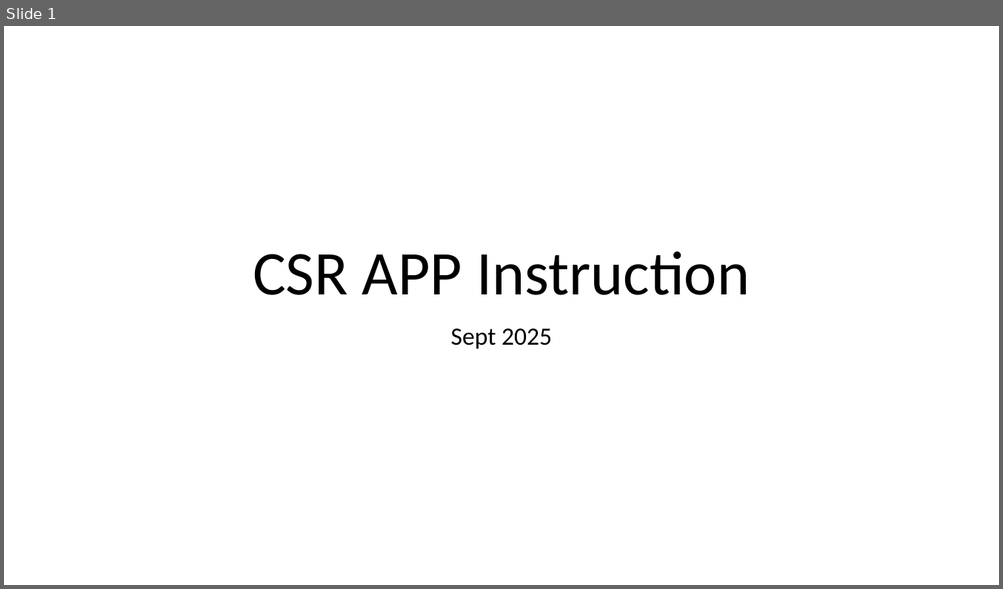
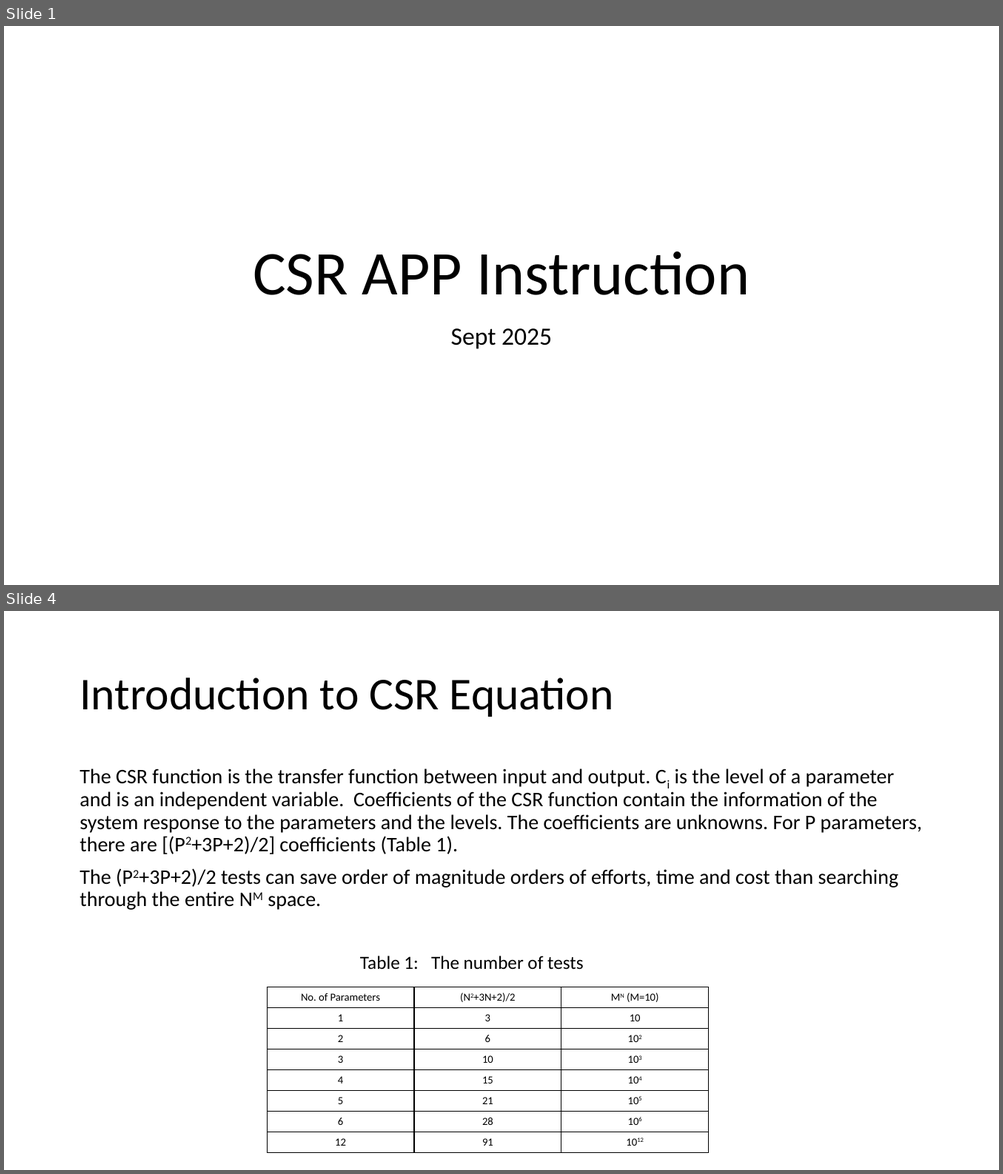
Before and after one commit to cuzno200161/CSR-software, a slide deck: CSR APP Instruction.pptx. Shown one above the other, each under a label of ours: slide 1 before the commit, slides 1 and 4 after it; the slides between them are not shown. The pictures are 1003x589 and 1003x1174 pixels, drawn with LibreOffice and Linux fonts; fonts in the diff are those of the drawing. Boxes give left, top, right and bottom in pixels: in the first picture for what was removed or moved away, otherwise in the second. Text is boxed around its words. In the diff, an @@ line names an element or a change of style, - is before the commit and + after.

```diff
--- a/CSR APP Instruction.pptx
+++ b/CSR APP Instruction.pptx
@@ slide 4 added at [4,611,999,1170], background #FFFFFF @@
@@ title added at [79,678,614,717], 44 pt, text #000000 @@
+Introduction to CSR Equation
@@ text added at [79,769,922,910], 20 pt, text #000000 @@
+The CSR function is the transfer function between input and output. Ci is the level of a parameter and is an independent variable. Coefficients of the CSR function contain the information of the system response to the parameters and the levels. The coefficients are unknowns. For P parameters, there are [(P2+3P+2)/2] coefficients (Table 1).
+The (P2+3P+2)/2 tests can save order of magnitude orders of efforts, time and cost than searching through the entire NM space.
@@ text added at [360,956,583,970], 18 pt, text #000000 @@
+Table 1: The number of tests
@@ table added at [267,988,708,1152], 8 rows, 3 columns @@
+No. of Parameters | (N2+3N+2)/2 | MN (M=10)
+1 | 3 | 10
+2 | 6 | 102
+3 | 10 | 103
+4 | 15 | 104
+5 | 21 | 105
+6 | 28 | 106
+12 | 91 | 1012
```
Also in this commit, not shown: 5 slides changed, 6 other slides added, 1 slide removed, 1 other file.
